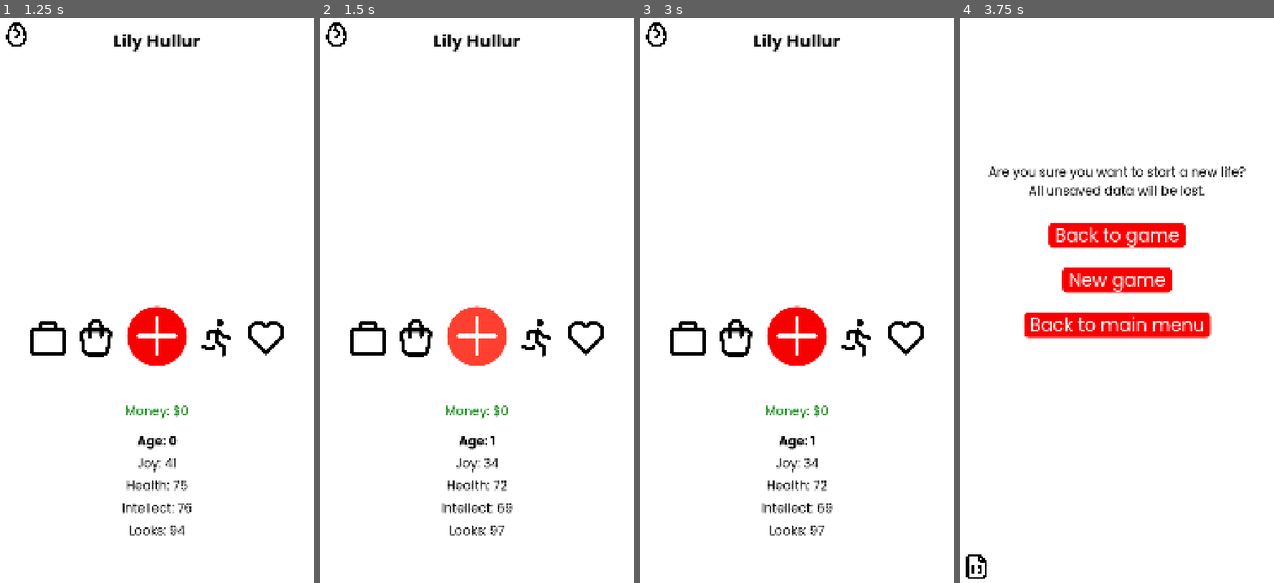
Above: before the commit, frames 1-4 (left to right).
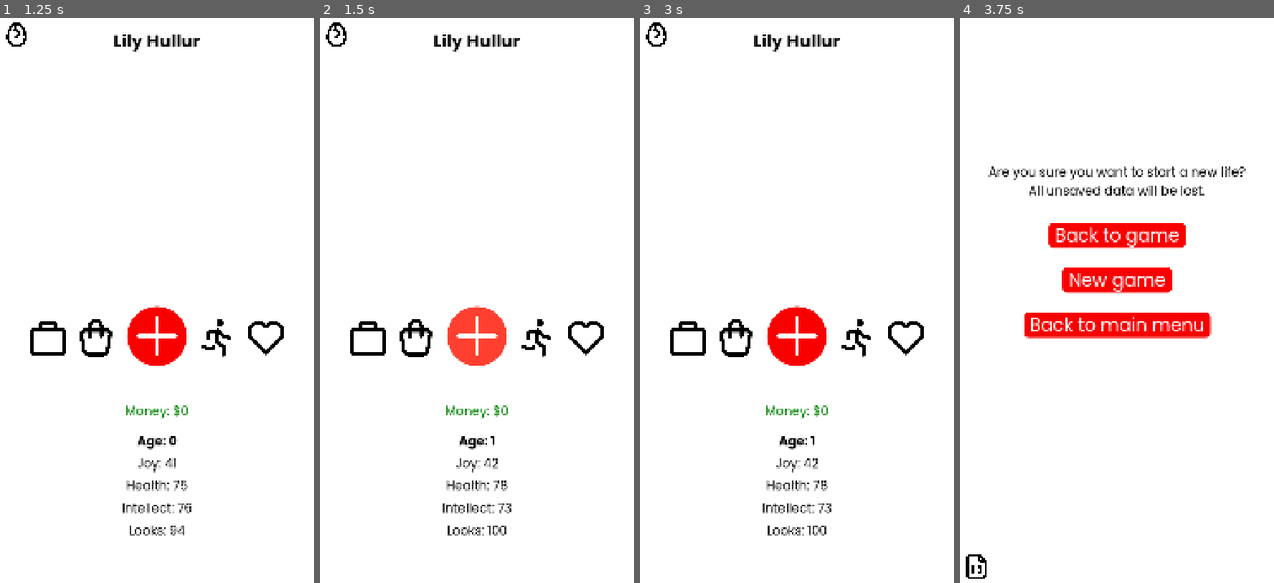
Above: after the commit, the same moments.

Repository: gaulsoodmanbls/badlifesimulator
Game: Godot game, scene res://pages/index.tscn
The game is run twice, just before and just after one commit, with the same random seed, the same clock (stepped at 60 frames per second) and the same inputs.
Inputs (mouse positions are in pixels of both pictures, inside the frame that each line leads up to):
- Up to frame 1 (1.25 s): click "Start new game" at 0.5 s
- Up to frame 2 (1.5 s): click (477, 334) at 1.25 s
- Up to frame 3 (3 s): click (687, 340) at 2 s; click "Dang it" at 2.75 s
- Up to frame 4 (3.75 s): click (975, 34) at 3.5 s

Frame 1 is identical in both runs. In frame 2, 0.7% of the frame differs, in the area x 38-62%, y 77-92%; in frame 3, 0.7%; in frame 4, nothing differs.

Commit message:
loan handling
loans are now technically possible! but the ability to actually take them out isn't there yet. + some improvements to the study harder event

Diff:
--- a/pages/developer_mode.tscn
+++ b/pages/developer_mode.tscn
@@ -79,6 +79,7 @@
 
 [node name="setIntellect" type="Button" parent="scrollContainer/centerContainer/vBoxContainer" unique_id=899678539]
 layout_mode = 2
+size_flags_horizontal = 4
 theme = ExtResource("6_llmlx")
 text = "Set intellect"
 
@@ -132,6 +133,18 @@
 theme = ExtResource("6_llmlx")
 text = "Set level"
 
+[node name="setFirstName" type="Button" parent="scrollContainer/centerContainer/vBoxContainer" unique_id=2012844041]
+layout_mode = 2
+size_flags_horizontal = 4
+theme = ExtResource("6_llmlx")
+text = "Set first name"
+
+[node name="setLastName" type="Button" parent="scrollContainer/centerContainer/vBoxContainer" unique_id=1074976668]
+layout_mode = 2
+size_flags_horizontal = 4
+theme = ExtResource("6_llmlx")
+text = "Set last name"
+
 [node name="saveGame" type="TextureButton" parent="." unique_id=1317964170]
 offset_left = 960.0
 offset_top = 20.0
@@ -154,4 +167,6 @@
 [connection signal="pressed" from="scrollContainer/centerContainer/vBoxContainer/setXPRequired" to="." method="_on_set_xp_required_pressed"]
 [connection signal="pressed" from="scrollContainer/centerContainer/vBoxContainer/setXPQueued" to="." method="_on_set_xp_queued_pressed"]
 [connection signal="pressed" from="scrollContainer/centerContainer/vBoxContainer/setLevel" to="." method="_on_set_level_pressed"]
+[connection signal="pressed" from="scrollContainer/centerContainer/vBoxContainer/setFirstName" to="." method="_on_set_first_name_pressed"]
+[connection signal="pressed" from="scrollContainer/centerContainer/vBoxContainer/setLastName" to="." method="_on_set_last_name_pressed"]
 [connection signal="pressed" from="saveGame" to="." method="_on_save_game_pressed"]
--- a/pages/scripts/ageUp.gd
+++ b/pages/scripts/ageUp.gd
@@ -1,9 +1,7 @@
 extends Node2D #author(s): Ethan Scott
 
 
-# Called when the node enters the scene tree for the first time.
-func _ready() -> void:
-	await get_tree().process_frame #waits until the frame is fully loaded. Without this, the screen flashes gray while on this scene
+func basicStatChanges():
 	global.age += 1 #the actual aging up
 	print("age is now " + str(global.age))
 	global.joy += randi_range(-8, 8) #randomly tweaks joy levels. can add anywhere from -8 (subtracts 8) to 8 (adds 8).
@@ -20,10 +18,14 @@
 		global.familyAges[i] += 1
 	for i in global.miscAges.size(): #runs through every miscellanious person you know and ages them up
 		global.miscAges[i] += 1
-	#schooling
+	global.history = [] #clears activity history
+
+
+func school():
 	if global.schoolLevel != -1 && global.schoolLevel != 0: #if you have not not entered school yet and have not graduated yet (i.e. you are in school)
 		global.workExperience.append("school-" + str(global.schoolLevel)) #adds schooling as work experience - this is used and removed only when you graduated
 		global.schoolPerformance = global.intellect + randi_range(-6, 6) #you are doing as well in school as you are intelligent (with a little bit of random variation)
+		global.intellect += round(global.schoolPerformance / 12) + randi_range(-3, 3) #if you're doing well in school, you're getting smarter
 	#primary school
 	if (global.age == 4 && global.schoolLevel == -1 && randi_range(1,2) == 1) || (global.age == 5 && global.schoolLevel == …(205 unchanged characters)…
 		global.schoolLevel = 1 #you get put in primary school
@@ -70,7 +72,24 @@
 				workExpDupe.append(global.workExperience[i])
 		global.workExperience = workExpDupe
 		print("graduated high school")
-	#random events
+
+
+func loanHandler():
+	if global.loans.size() > 0: #if you have loans taken out
+		for i in global.loans.size(): #runs through every loan you need to pay back and pays back the amount you owe
+			print("paying back " + str(global.loanPaybackDuration[i]) + "% of your $" + str(global.loan[i]) + " loan (due in " + str(global.loanPaybackDuration - 1) + " year(s))")
+			global.money -= round((global.loans[i] / global.loanPaybackDuration[i]) + (global.loans[i] / 100 * global.loanInterest[i])) #pays the amount of the loan you owe, plus interest
+			global.loans[i] -= round(global.loans[i] / global.loanPaybackDuration[i]) #you have paid back some of the loan, so the amount you owe is now less
+			global.loanPaybackDuration[i] -= 1 #one year has now passed, you have one less year to pay back the loan
+			if global.loans[i] <= 100: #if you owe less than $100 (this could technically happen before a loan expires due to weird rounding, but it would also happen when you've fully paid a loan back (the amount you need to pay back would be 0, ideally))
+				global.money -= global.loans[i] #just pay back any more money you owe (or get a refund if this number is negative (technically possible due to rounding))
+				global.loans.pop_at(i) #*chanting* NO MORE LOAN!
+				global.loanPaybackDuration.pop_at(i) #NO MORE LOAN!
+				global.loanInterest.pop_at(i) #NO MORE LOAN!
+				print("no more loan")
+
+
+func ageUpEventHandler():
 	if randi_range(1, 2) == 1 && global.RAUE == true: #if you're getting a random event (1 in 2 chance) and random events are enabled
 		global.XPQueued += 15 #gives you XP for experiencing something
 		if global.age >= 2: #you must be 2 or over to get random age up events
@@ -99,13 +118,30 @@
 		elif global.age >= 66: #if age is over 66
 			global.revent.append("elder-friend")
 		print("appended event " + str(global.revent[global.revent.size() - 1])) #prints the last event ID (the one that was just appended) in the revent array
-	#death chance
+
+
+func rareAgeUpEvents():
+	pass
+
+
+func randomDeathChance():
 	if global.age >= 50: #if you're old enough to randomly die (not super realistic, but as it turns out, it is NOT fun dying for no reason at age 2)
 		print("1 in " + str(max(1, 4 + global.health * 3 - global.age * 2)) + " chance of death")
 		if randi_range(1, max(1, 4 + global.health * 3 - global.age * 2)) == 1:
 			global.causeOfDeath = "You died of natural causes"
 			get_tree().change_scene_to_file("res://pages/death.tscn") #kills you
 			return #ceases function of this function so nothing below this runs and it takes you to the new page
+
+
+# Called when the node enters the scene tree for the first time.
+func _ready() -> void:
+	await get_tree().process_frame #waits until the frame is fully loaded. Without this, the screen flashes gray while on this scene
+	basicStatChanges()
+	school()
+	loanHandler()
+	ageUpEventHandler()
+	rareAgeUpEvents()
+	randomDeathChance()
 	#runs events if they're queued
 	if global.revent.size() > 0: #if there are random events slated to appear
 		get_tree().change_scene_to_file("res://pages/event.tscn") #goes to the event page
--- a/pages/scripts/developerMode.gd
+++ b/pages/scripts/developerMode.gd
@@ -80,3 +80,13 @@
 	global.level = int($input.text)
 	$confirmation.text = "Successfully set level!"
 	print("set level to " + str(global.level))
+
+func _on_set_first_name_pressed() -> void:
+	global.firstName = str($input.text)
+	$confirmation.text = "Successfully set first name!"
+	print("set first name to " + str(global.firstName))
+
+func _on_set_last_name_pressed() -> void:
+	global.lastName = str($input.text)
+	$confirmation.text = "Successfully set last name!"
+	print("set last name to " + str(global.lastName))
--- a/pages/scripts/event.gd
+++ b/pages/scripts/event.gd
@@ -302,16 +302,41 @@
 		$option3.modulate.a = 0
 		$option4.modulate.a = 0
 	elif global.revent[0] == "study-harder":
-		$heading.text = "Hunkering down"
-		var joySubtracted = randi_range(round(global.intellect/10), 14 - round(global.intellect/10))
-		$body.text = "You studied for " + str(min(2, round(global.intellect/20))) + " hours.\n+ " + str(round(global.intellect/7)) + " school performance, + " + str(round(global.intellect/12) + 2) + " Intellect, - " + str(joySubtracted) + " Joy"
-		global.schoolPerformance += round(global.intellect/7)
-		global.intellect += round(global.intellect/12) + 2
-		global.joy += joySubtracted
-		$option1.text = "Okay"
-		$option2.modulate.a = 0
-		$option3.modulate.a = 0
-		$option4.modulate.a = 0
+		var dudStudyChance = round(global.intellect / 2)
+		if global.intellect <= 20: #if you're so intelligent that you're more inclined to have a total dud of a study session
+			dudStudyChance = dudStudyChance / 4 #increases your chance of having a poor study session
+		if randi_range(1, max(1, dudStudyChance)) == 1 || global.cooldown("study-harder") > 3: #if you had a total dud of a study session; happens either at random (higher chance if you're less intelligent) or if you've already studied 3 or more times this year (you're burned out)
+			match randi_range(1,2): #random heading text variation
+				1:
+					$heading.text = "What"
+				2:
+					$heading.text = "Huh"
+			var intellectGained = randi_range(3, 8)
+			$body.text = "You tried to study for " + str(randi_range(2, 6)) + " hours, but absorbed next to no information.\n+ " + str(intellectGained) + " Intellect"
+			$option1.text = "Okay"
+			$option2.modulate.a = 0
+			$option3.modulate.a = 0
+			$option4.modulate.a = 0
+		else:
+			match randi_range(1, 4): #random heading text variation
+				1:
+					$heading.text = "Hunkering down"
+				2:
+					$heading.text = "Hunkering through"
+				3:
+					$heading.text = "Hunkering left"
+				4:
+					$heading.text = "Hunkering in"
+			var joySubtracted = randi_range(round(global.intellect/10), 14 - round(global.intellect/10))
+			$body.text = "You studied for " + str(max(2, round(global.intellect/20))) + " hours.\n+ " + str(round(global.intellect/7)) + " school performance, + " + str(round(global.intellect/12) + 2) + " Intellect, - " + str(joySubtracted) + " Joy"
+			global.schoolPerformance += round(global.intellect/7)
+			global.intellect += round(global.intellect/12) + 2
+			global.joy += joySubtracted
+			global.history.append("study-harder")
+			$option1.text = "Okay"
+			$option2.modulate.a = 0
+			$option3.modulate.a = 0
+			$option4.modulate.a = 0
 
 
 func _on_option_1_pressed() -> void: #on option 1 selected
--- a/pages/scripts/global.gd
+++ b/pages/scripts/global.gd
@@ -39,6 +39,9 @@
 var schoolPerformance = 0 #how well are you doing at school? from 1 - 100
 var partTimePerformance = 0
 var fullTimePerformance = 0
+var loans = [] #uh oh - can hold multiple loans at once - holds the total amount in dollars you owe
+var loanPaybackDuration = [] #in how many years must the loan at its same index be fully paid back? Used to calculate how much you owe at the start of every year. The amount owed is then automatically deducted from your money total.
+var loanInterest = [] #the percentage interest you owe on top of what you would pay back on your loans
 
 
 #family
@@ -87,6 +90,7 @@
 var looksOverTime = []
 var causeOfDeath = ""
 var XPQueued = 0 #the amount of XP that needs to be awarded when you die
+var history = [] #keeps a log of what activities you've done this year. Cleared when aging up.
 
 
 #testing variables - used in developer mode
@@ -136,6 +140,14 @@
 		fullTimePerformance = 0
 
 
+func cooldown(activity): #returns how many times you've done a certain thing this year already. This number can then be used to create a cooldown of sorts; if you've done something a million times this year, make it ineffective for once.
+	var timesActivityAppeared = 0
+	for i in history.size(): #runs through everything you've done this year
+		if history[i] == activity: #if it's the activity we're looking for
+			timesActivityAppeared += 1 #it has appeared one more time
+	return timesActivityAppeared
+
+
 #savegame stuff
 func lifeSerialiser(): #serialises every life-specific variable we need to save into a dictionary and then returns it
 	var collinsDictionary = {
@@ -169,6 +181,9 @@
 		"schoolPerformance" : schoolPerformance,
 		"partTimePerformance" : partTimePerformance,
 		"fullTimePerformance" : fullTimePerformance,
+		"loans" : loans,
+		"loanPaybackDuration" : loanPaybackDuration,
+		"loanInterest" : loanInterest,
 		#family relationships
 		"familyFirstNames" : familyFirstNames,
 		"familyLastNames" : familyLastNames,
@@ -208,6 +223,7 @@
 		"intellectOverTime" : intellectOverTime,
 		"looksOverTime" : looksOverTime,
 		"XPQueued" : XPQueued,
+		"history" : history,
 	}
 	return collinsDictionary
 
@@ -303,6 +319,9 @@
 			schoolPerformance = dictionary["schoolPerformance"]
 			partTimePerformance = dictionary["partTimePerformance"]
 			fullTimePerformance = dictionary["fullTimePerformance"]
+			loans = dictionary["loans"]
+			loanPaybackDuration = dictionary["loanPaybackDuration"]
+			loanInterest = dictionary["loanInterest"]
 			#family relationships
 			familyFirstNames = dictionary["familyFirstNames"]
 			familyLastNames = dictionary["familyLastNames"]
@@ -342,6 +361,7 @@
 			intellectOverTime = dictionary["intellectOverTime"]
 			looksOverTime = dictionary["looksOverTime"]
 			XPQueued = dictionary["XPQueued"]
+			history = dictionary["history"]
 			lifeSaveFile.close() #closes file so it doesn't do anything weird
 			print("hoorah, life load successful")
 			get_tree().change_scene_to_file("res://pages/game_menu.tscn")
--- a/pages/scripts/newRandomGame.gd
+++ b/pages/scripts/newRandomGame.gd
@@ -47,6 +47,10 @@
 	global.fullTimeSalary = 0
 	global.partTimeJob = ""
 	global.partTimeSalary = 0
+	global.workExperience = []
+	global.loans = []
+	global.loanPaybackDuration = []
+	global.loanInterest = []
 	#family
 	global.familyFirstNames = []
 	global.familyLastNames = []
@@ -82,6 +86,7 @@
 	global.looksOverTime.append(global.looks)
 	global.causeOfDeath = ""
 	global.XPQueued = 0
+	global.history = []
 	#testing variables
 	global.RAUE = true
 	#prints stuff
